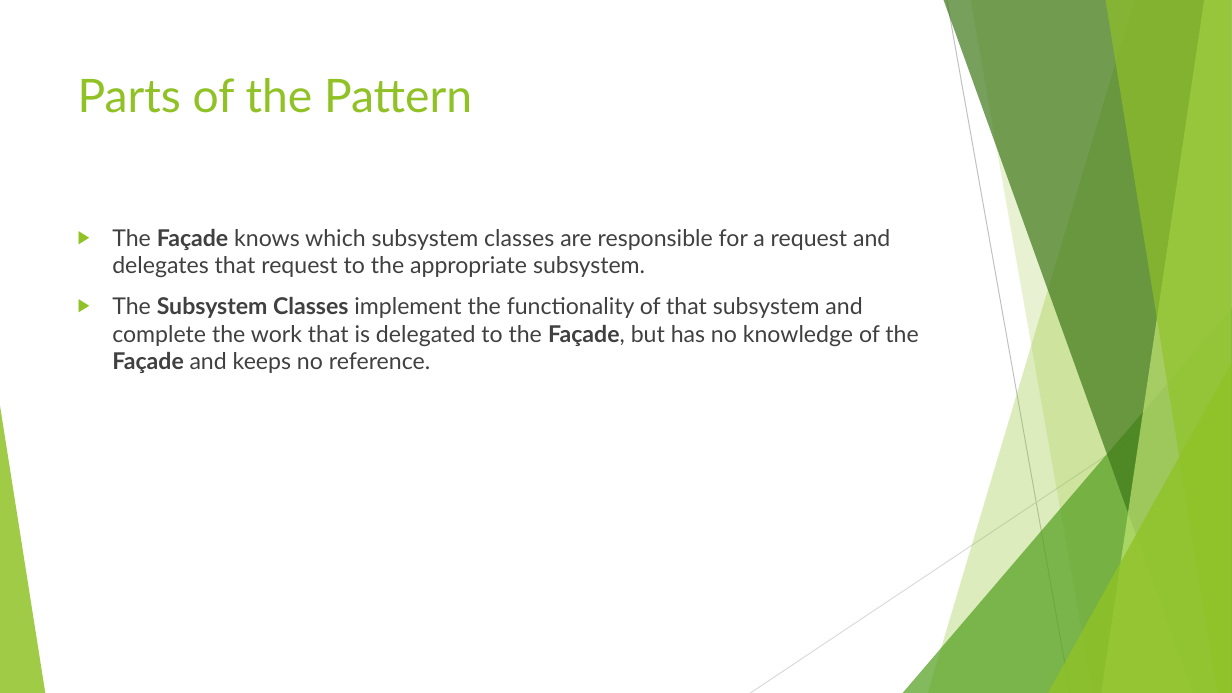
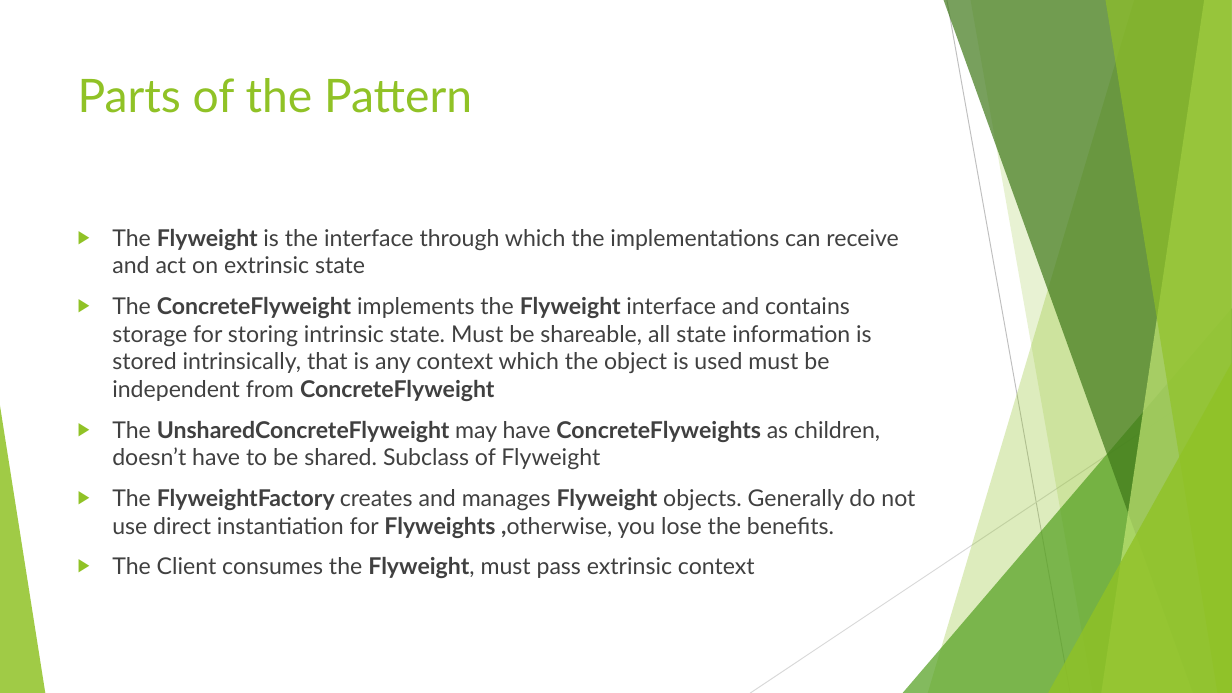
Before and after one commit to cmelende/Design-Patterns, a slide deck: slide 4 of Notes/Powerpoints/Flyweight.pptx (slide 3 before the commit). Drawn at 1232x693 pixels with LibreOffice and Linux fonts; fonts in the diff are those of the drawing. Boxes give left, top, right and bottom in pixels: in the first picture for what was removed or moved away, otherwise in the second. Text is boxed around its words. In the diff, an @@ line names an element or a change of style, - is before the commit and + after.

```diff
--- a/Notes/Powerpoints/Flyweight.pptx
+++ b/Notes/Powerpoints/Flyweight.pptx
@@ text at (112,229,915,578): text changed @@
-▶ The Façade knows which subsystem classes are responsible for a request and delegates that request to the appropriate subsystem.
-▶ The Subsystem Classes implement the functionality of that subsystem and complete the work that is delegated to the Façade, but has no knowledge of the Façade and keeps no reference.
+▶ The Flyweight is the interface through which the implementations can receive and act on extrinsic state
+▶ The ConcreteFlyweight implements the Flyweight interface and contains storage for storing intrinsic state. Must be shareable, all state information is stored intrinsically, that is any context which the object is used must be independent from ConcreteFlyweight
+▶ The UnsharedConcreteFlyweight may have ConcreteFlyweights as children, doesn’t have to be shared. Subclass of Flyweight
+▶ The FlyweightFactory creates and manages Flyweight objects. Generally do not use direct instantiation for Flyweights ,otherwise, you lose the benefits.
+▶ The Client consumes the Flyweight, must pass extrinsic context
```
Also in this commit, not shown: 2 other slides changed, 1 slide added.
